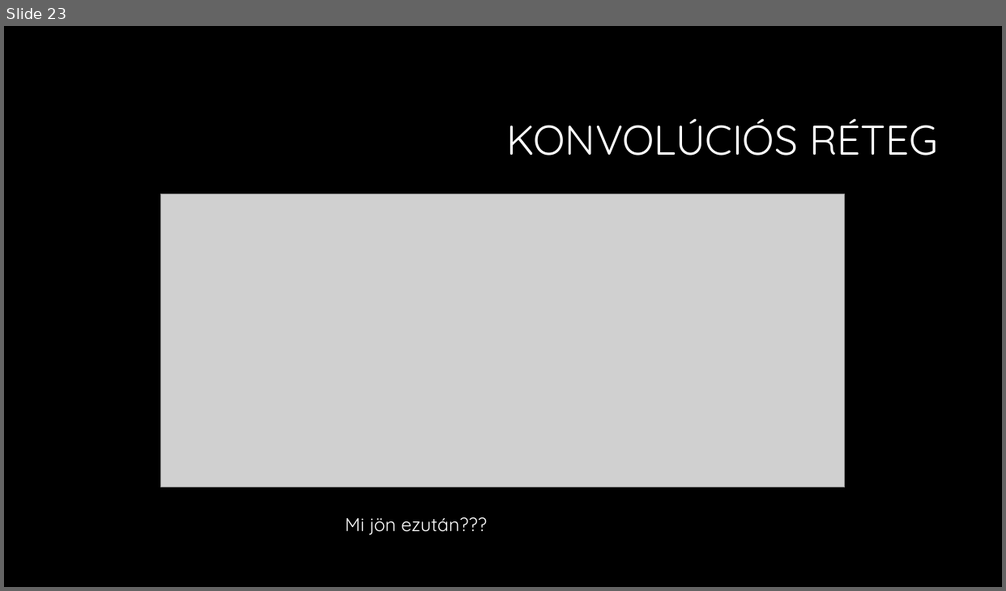
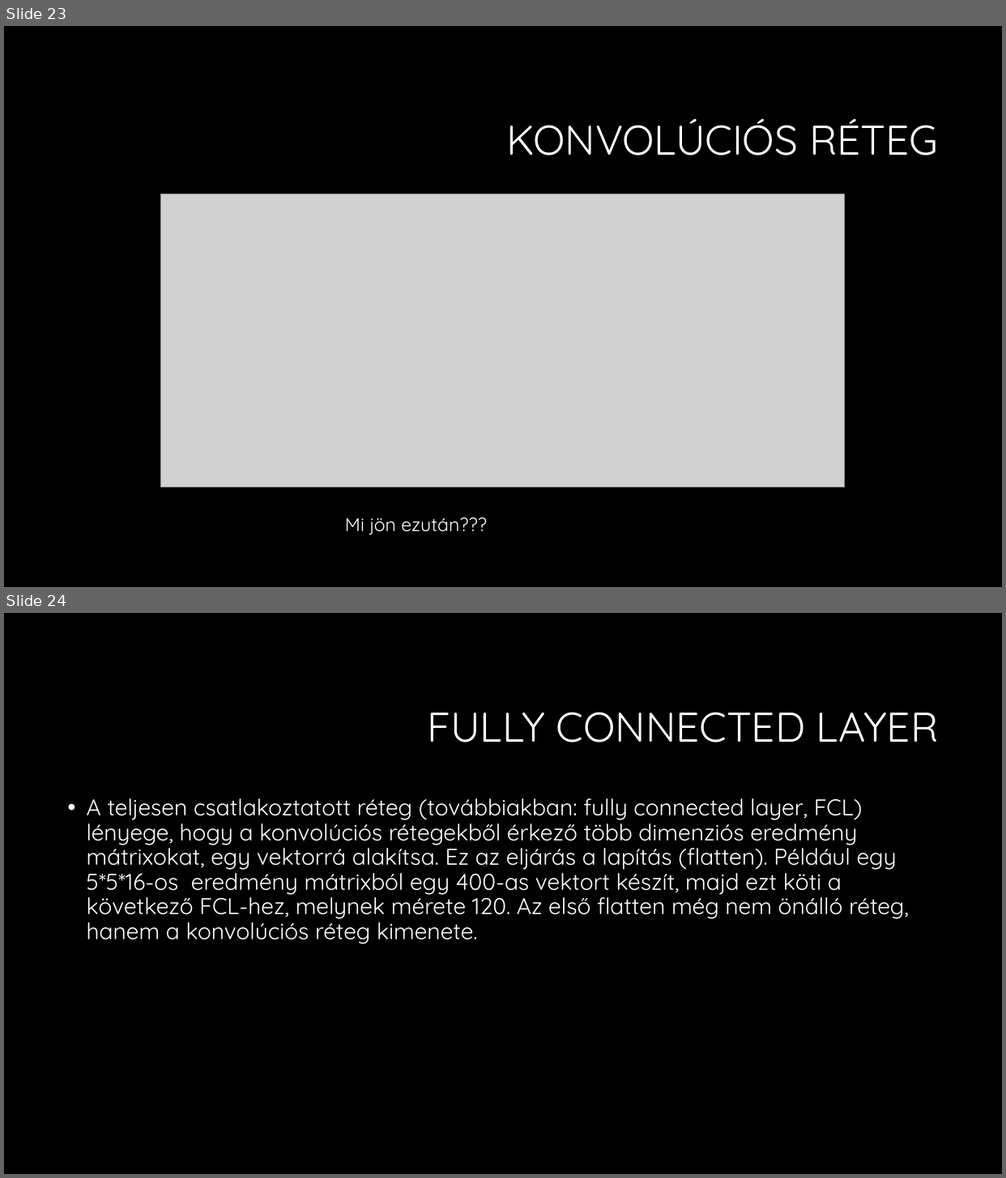
Before and after one commit to martontamas92/CNN, a slide deck: Konvolúciós neuronhálók.pptx. Shown one above the other, each under a label of ours: slide 23 before the commit, slides 23 and 24 after it. The pictures are 1006x591 and 1006x1178 pixels, drawn with LibreOffice and Linux fonts; fonts in the diff are those of the drawing; grey boxes stand for pictures; background and template pictures are left out. Boxes give left, top, right and bottom in pixels: in the first picture for what was removed or moved away, otherwise in the second. Text is boxed around its words. In the diff, an @@ line names an element or a change of style, - is before the commit and + after.

```diff
--- a/Konvolúciós neuronhálók.pptx
+++ b/Konvolúciós neuronhálók.pptx
@@ slide 24 added at (4, 613, 1002, 1174), background #000000 @@
@@ title added at (427, 712, 938, 743), 40 pt, text #FFFFFF @@
+FULLY CONNECTED LAYER
@@ text added at (87, 798, 909, 944), 22 pt, text #FFFFFF @@
+• A teljesen csatlakoztatott réteg (továbbiakban: fully connected layer, FCL) lényege, hogy a konvolúciós rétegekből érkező több dimenziós eredmény mátrixokat, egy vektorrá alakítsa. Ez az eljárás a lapítás (flatten). Például egy 5*5*16-os eredmény mátrixból egy 400-as vektort készít, majd ezt köti a következő FCL-hez, melynek mérete 120. Az első flatten még nem önálló réteg, hanem a konvolúciós réteg kimenete.
```
Also in this commit, not shown: 5 slides changed, 7 other slides added.
